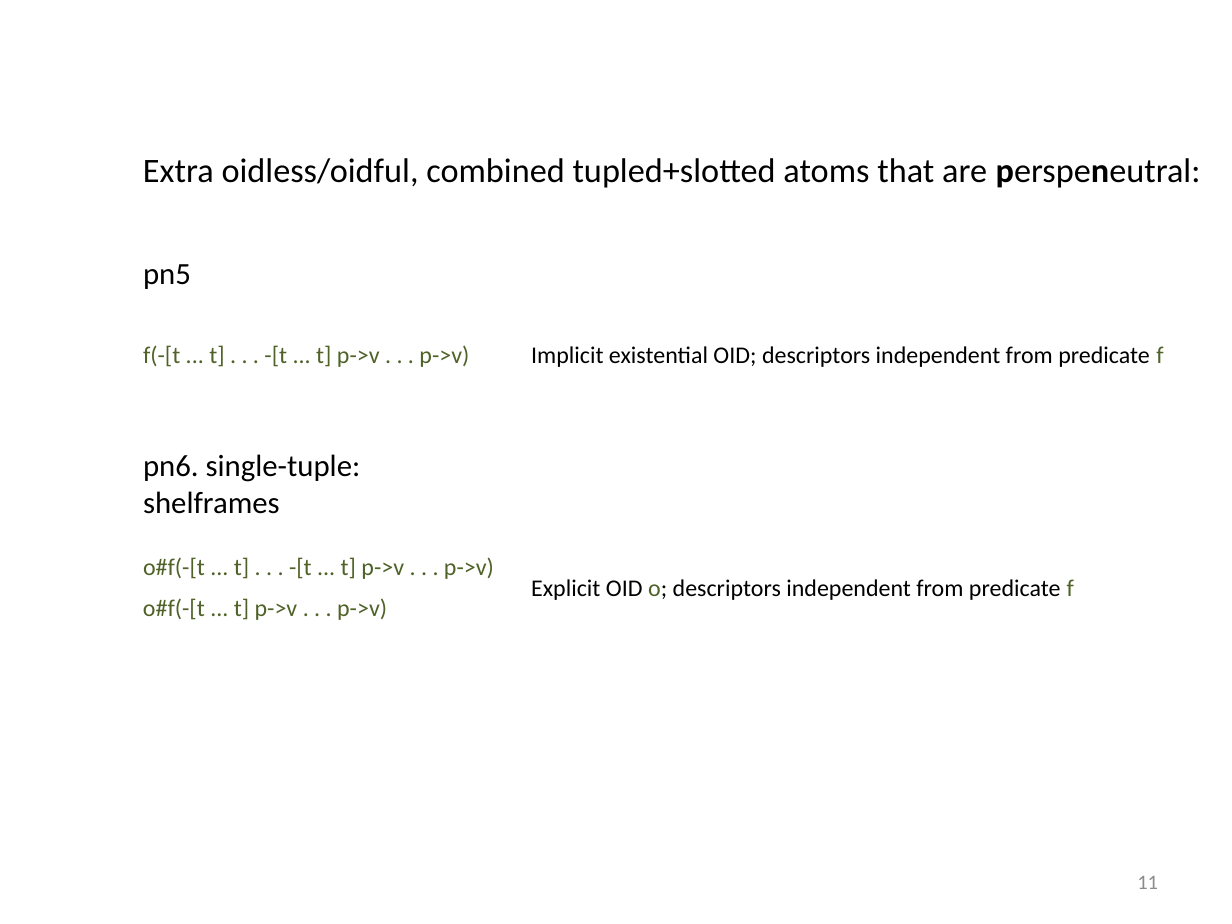
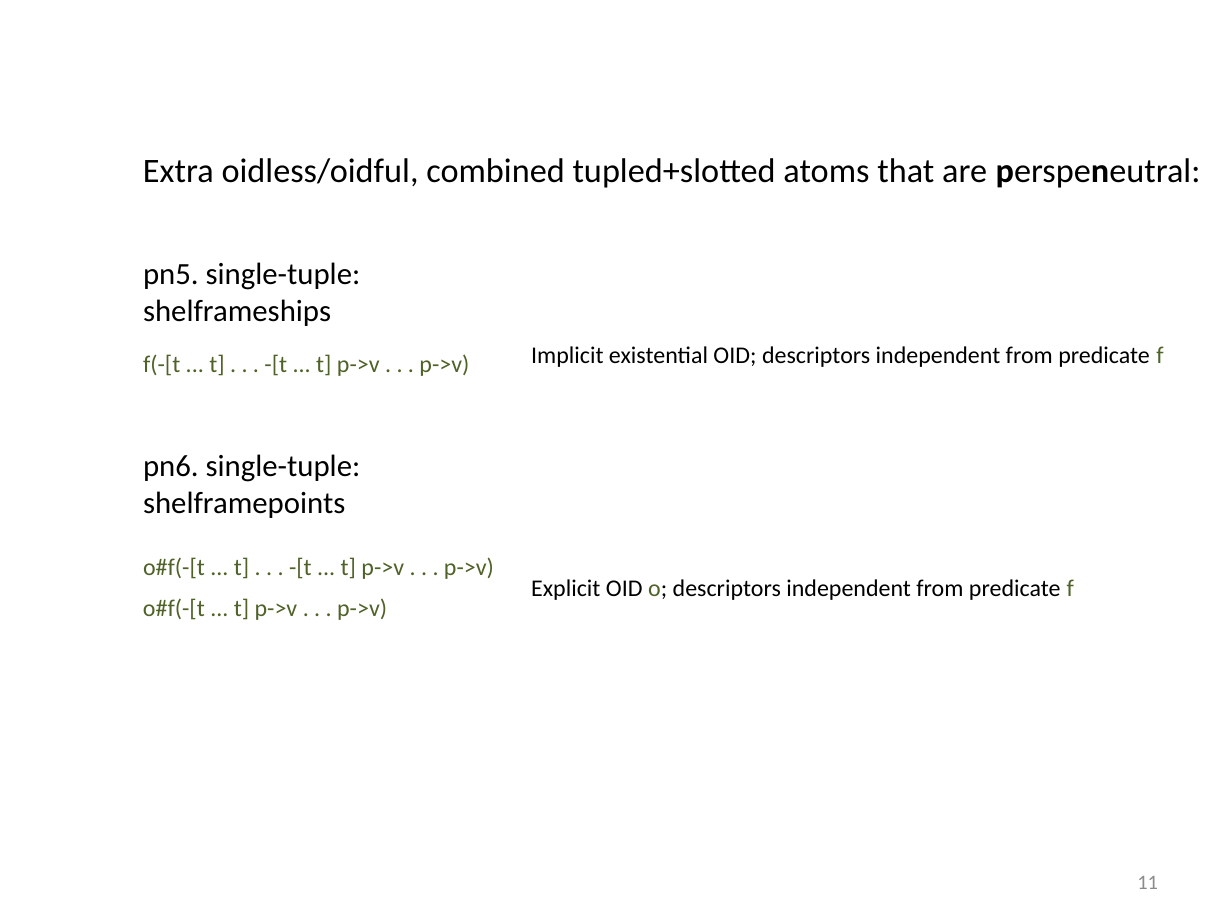
Before and after one commit to RuleML/ruleml-website, a slide deck: slide 11 of talks/PSOAMetamodelGrailogWedding.pptx. Drawn at 1232x924 pixels with LibreOffice and Linux fonts; fonts in the diff are those of the drawing. Boxes give left, top, right and bottom in pixels: in the first picture for what was removed or moved away, otherwise in the second. Text is boxed around its words. In the diff, an @@ line names an element or a change of style, - is before the commit and + after.

```diff
--- a/talks/PSOAMetamodelGrailogWedding.pptx
+++ b/talks/PSOAMetamodelGrailogWedding.pptx
@@ text at (x1=143, y1=262, x2=361, y2=326): text changed @@
-pn5
+pn5. single-tuple:
+shelframeships
@@ text "f(-[t ... t] . . ..." moved from (x1=143, y1=345, x2=469, y2=367) to (x1=143, y1=354, x2=469, y2=376) @@
@@ text at (x1=143, y1=491, x2=345, y2=518): text changed @@
-shelframes
+shelframepoints
```
Also in this commit, not shown: 9 other slides changed, 1 other file.
